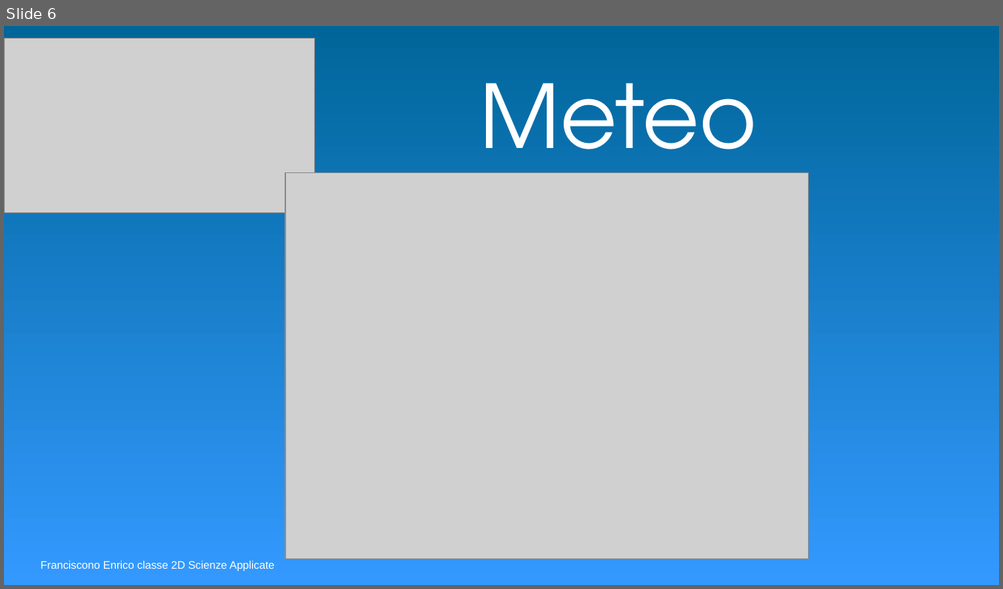
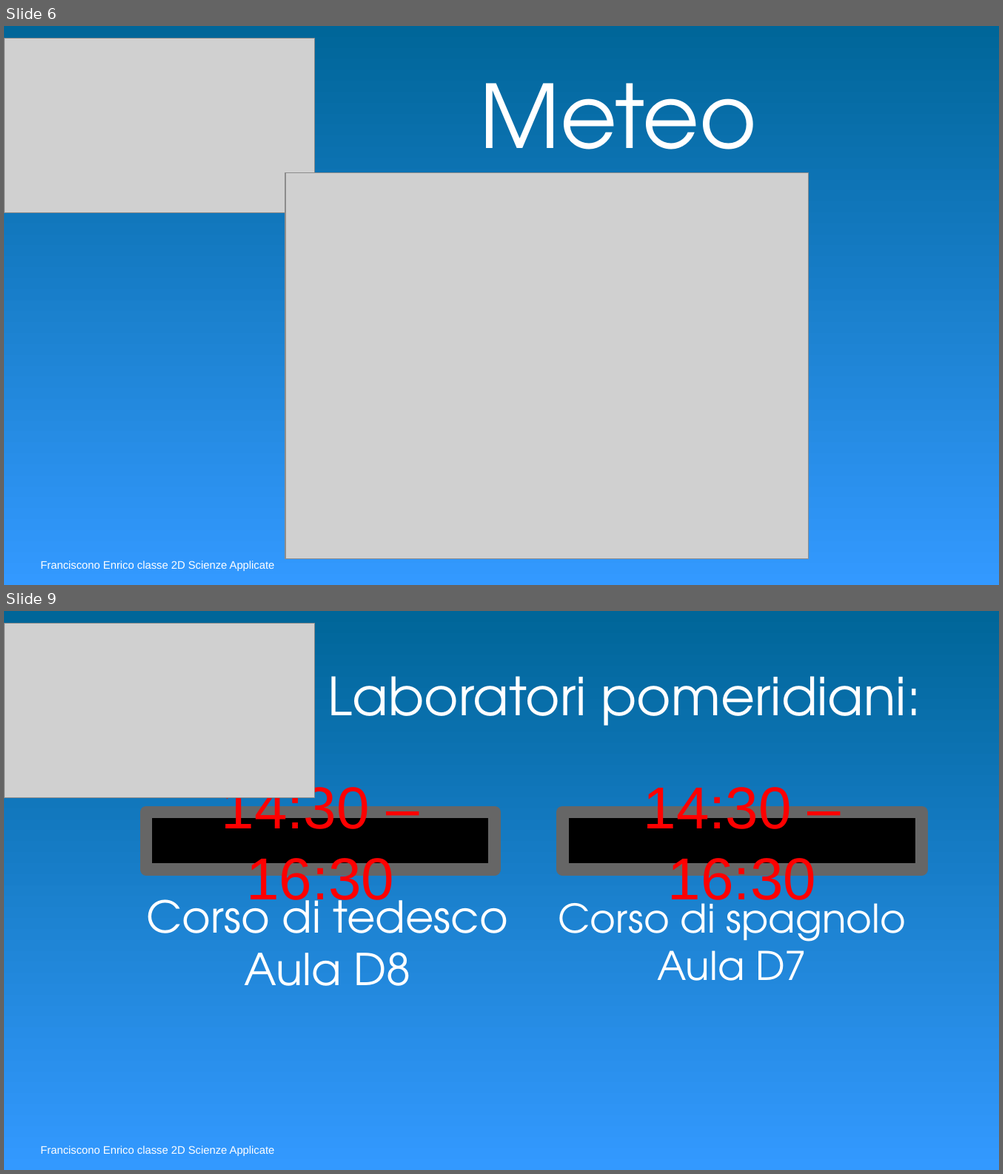
Before and after one commit to Leone25/cartellone-elettronico-liceo-martinetti, a slide deck: 19-12-18.odp. Shown one above the other, each under a label of ours: slide 6 before the commit, slides 6 and 9 after it; the slides between them are not shown. The pictures are 1003x589 and 1003x1174 pixels, drawn with LibreOffice and Linux fonts; fonts in the diff are those of the drawing; grey boxes stand for pictures. Boxes give left, top, right and bottom in pixels: in the first picture for what was removed or moved away, otherwise in the second. Text is boxed around its words. In the diff, an @@ line names an element or a change of style, - is before the commit and + after.

```diff
--- a/19-12-18.odp
+++ b/19-12-18.odp
@@ slide 9 added at <box>4,611,999,1170</box>, background gradient #3399FF to #006699 @@
@@ picture added at <box>4,623,315,797</box> @@
@@ text added at <box>328,676,920,726</box>, 48 pt, text #FFFFFF @@
+Laboratori pomeridiani:
@@ rectangle added at <box>146,812,494,870</box>, fill #000000, outline #666666 11 pt, 54 pt, text #FF0000 @@
+14:30 – 16:30
@@ rectangle added at <box>562,812,921,870</box>, fill #000000, outline #666666 11 pt, 54 pt, text #FF0000 @@
+14:30 – 16:30
@@ text added at <box>147,888,508,986</box>, 40 pt, text #FFFFFF @@
+Corso di tedesco
+Aula D8
@@ text added at <box>558,892,905,981</box>, 36 pt, text #FFFFFF @@
+Corso di spagnolo
+Aula D7
@@ text added at <box>40,1146,275,1156</box>, 10 pt, text #FFFFFF @@
+Franciscono Enrico classe 2D Scienze Applicate
```
Also in this commit, not shown: 1 slide changed, 1 other slide added.
